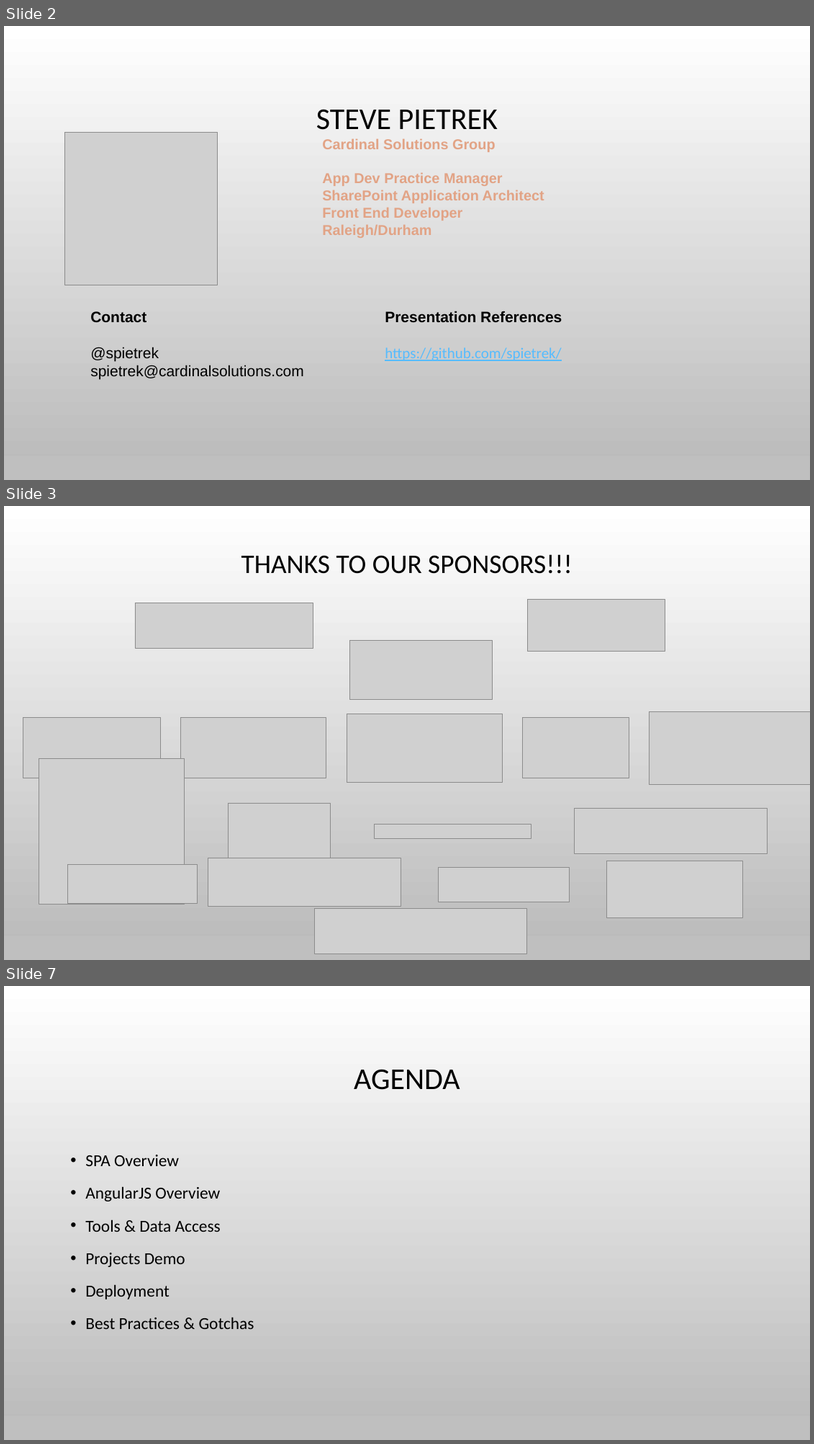
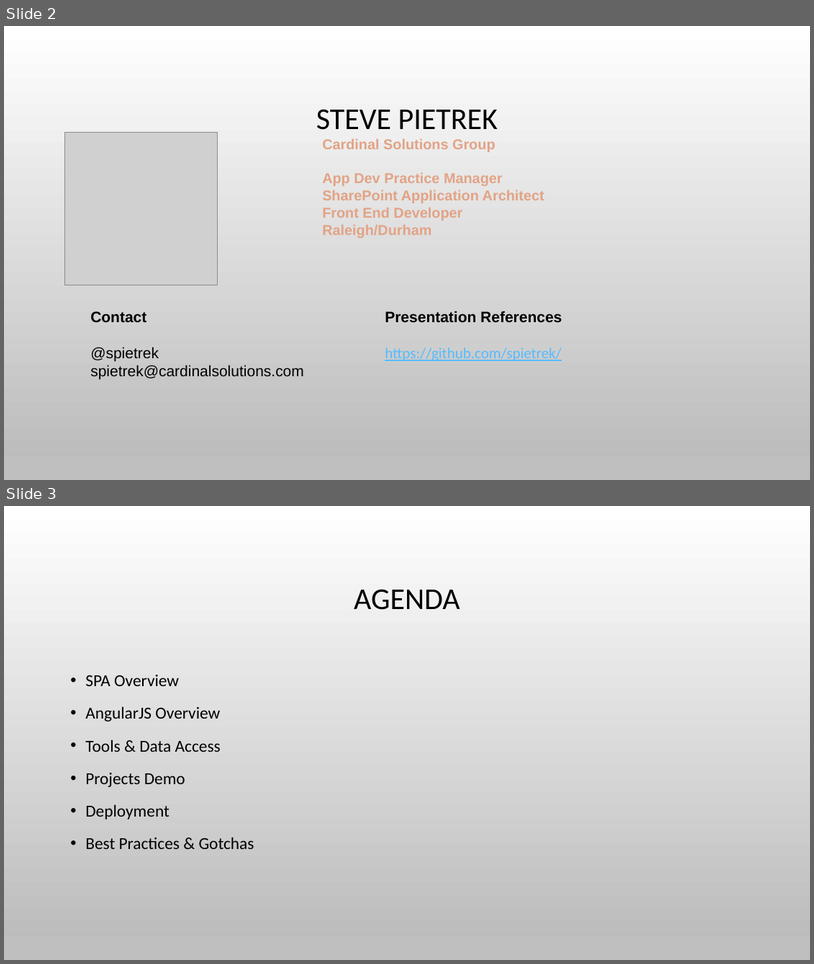
Before and after one commit to spietrek/spsnyc2015, a slide deck: Building SPAs in SharePoint Using AngularJS.pptx. Shown one above the other, each under a label of ours: slides 2, 3 and 7 before the commit, slides 2 and 3 after it; the slides between them are not shown. The pictures are 814x1444 and 814x964 pixels, drawn with LibreOffice and Linux fonts; fonts in the diff are those of the drawing; grey boxes stand for pictures; background and template pictures are left out. Boxes give left, top, right and bottom in pixels: in the first picture for what was removed or moved away, otherwise in the second. Text is boxed around its words. In the diff, an @@ line names an element or a change of style, - is before the commit and + after.

```diff
--- a/Building SPAs in SharePoint Using AngularJS.pptx
+++ b/Building SPAs in SharePoint Using AngularJS.pptx
@@ slide 3 removed at (x1=4, y1=506, x2=810, y2=960), background picture (left out); not listed: 1 template element that a slide beside it also shows @@
@@ title removed at (x1=242, y1=554, x2=572, y2=574) @@
-THANKS TO OUR SPONSORS!!!
@@ picture removed at (x1=135, y1=602, x2=313, y2=648) @@
@@ picture removed at (x1=528, y1=600, x2=665, y2=651) @@
@@ picture removed at (x1=350, y1=641, x2=493, y2=699) @@
@@ picture removed at (x1=23, y1=718, x2=160, y2=778) @@
@@ picture removed at (x1=180, y1=718, x2=327, y2=778) @@
@@ picture removed at (x1=347, y1=713, x2=502, y2=782) @@
@@ picture removed at (x1=523, y1=718, x2=630, y2=778) @@
@@ picture removed at (x1=650, y1=711, x2=810, y2=784) @@
@@ picture removed at (x1=39, y1=758, x2=185, y2=904) @@
@@ picture removed at (x1=228, y1=803, x2=331, y2=860) @@
@@ picture removed at (x1=374, y1=824, x2=532, y2=838) @@
@@ picture removed at (x1=574, y1=808, x2=767, y2=854) @@
@@ picture removed at (x1=68, y1=865, x2=198, y2=903) @@
@@ picture removed at (x1=208, y1=857, x2=401, y2=906) @@
@@ picture removed at (x1=439, y1=867, x2=570, y2=901) @@
@@ picture removed at (x1=607, y1=861, x2=743, y2=917) @@
@@ picture removed at (x1=315, y1=908, x2=527, y2=954) @@
@@ what was slide 7 is now slide 3 @@
```
Also in this commit, not shown: 4 other slides removed.
